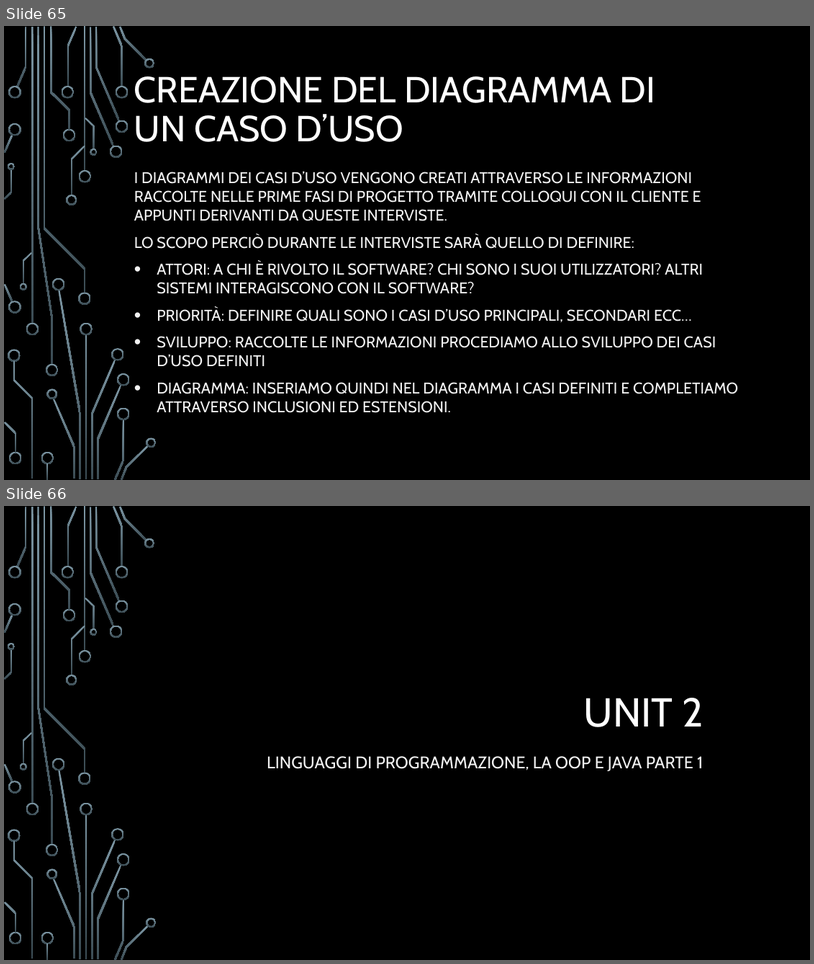
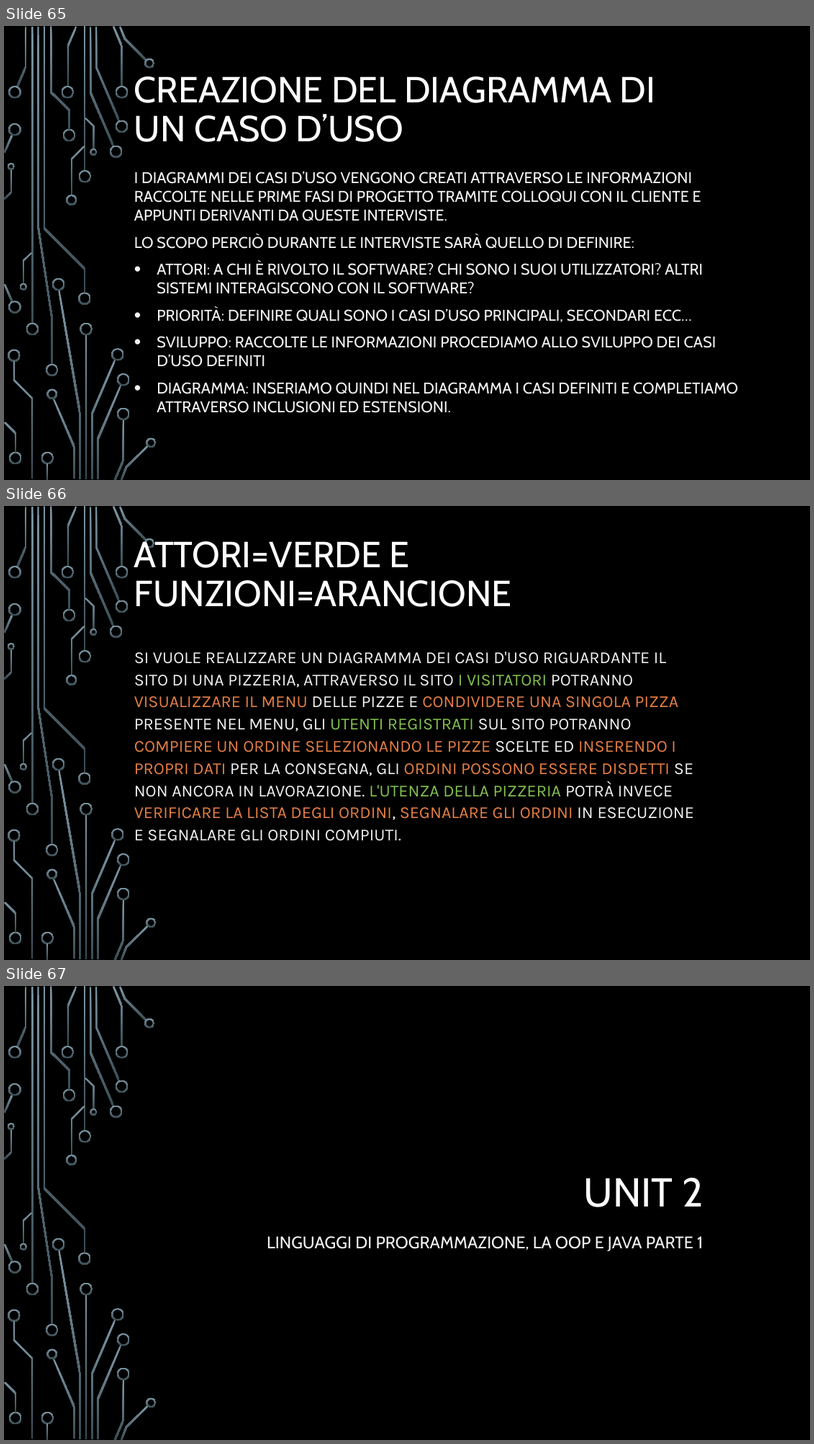
Before and after one commit to Eros-Capo/Corso-Java, a slide deck: Corso Java.pptx. Shown one above the other, each under a label of ours: slides 65 and 66 before the commit, slides 65, 66 and 67 after it. The pictures are 814x964 and 814x1444 pixels, drawn with LibreOffice and Linux fonts; fonts in the diff are those of the drawing; background and template pictures are left out. Boxes give left, top, right and bottom in pixels: in the first picture for what was removed or moved away, otherwise in the second. Text is boxed around its words. In the diff, an @@ line names an element or a change of style, - is before the commit and + after.

```diff
--- a/Corso Java.pptx
+++ b/Corso Java.pptx
@@ slide 66 added at <box>4,506,810,960</box>, background picture (left out); not listed: 54 template elements that a slide beside it also shows @@
@@ title added at <box>134,537,512,607</box>, 43.2 pt, text #FFFFFF @@
+ATTORI=VERDE E FUNZIONI=ARANCIONE
@@ subtitle added at <box>134,651,694,841</box>, 20 pt, text #F2F2F2 @@
+SI VUOLE REALIZZARE UN DIAGRAMMA DEI CASI D'USO RIGUARDANTE IL SITO DI UNA PIZZERIA, ATTRAVERSO IL SITO I VISITATORI POTRANNO VISUALIZZARE IL MENU DELLE PIZZE E CONDIVIDERE UNA SINGOLA PIZZA PRESENTE NEL MENU, GLI UTENTI REGISTRATI SUL SITO POTRANNO COMPIERE UN ORDINE SELEZIONANDO LE PIZZE SCELTE ED INSERENDO I PROPRI DATI PER LA CONSEGNA, GLI ORDINI POSSONO ESSERE DISDETTI SE NON ANCORA IN LAVORAZIONE. L'UTENZA DELLA PIZZERIA POTRÀ INVECE VERIFICARE LA LISTA DEGLI ORDINI, SEGNALARE GLI ORDINI IN ESECUZIONE E SEGNALARE GLI ORDINI COMPIUTI.
@@ what was slide 66 is now slide 67 @@
```
Also in this commit, not shown: 16 slides changed, 3 other slides added, 3 slides removed, 6 other files.
